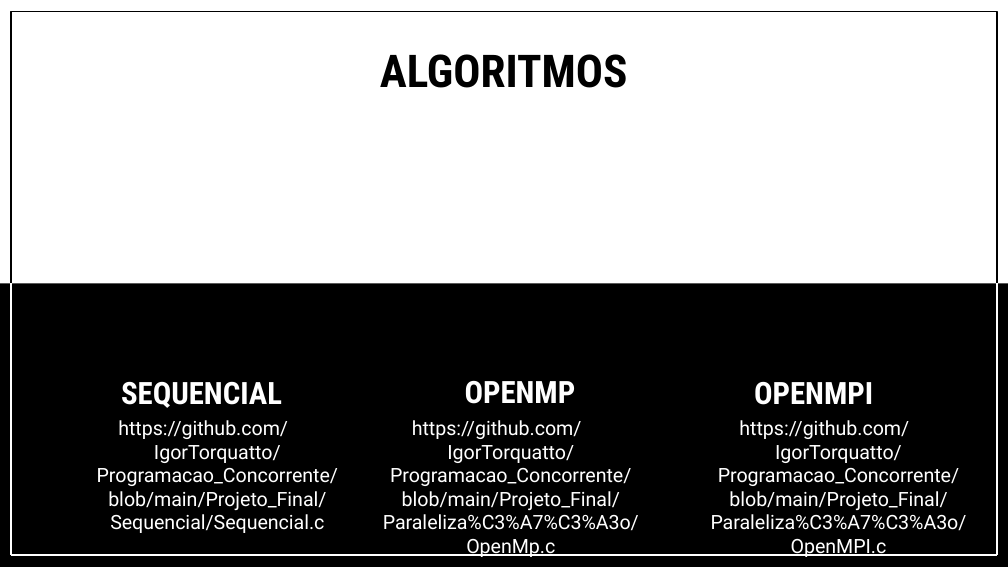
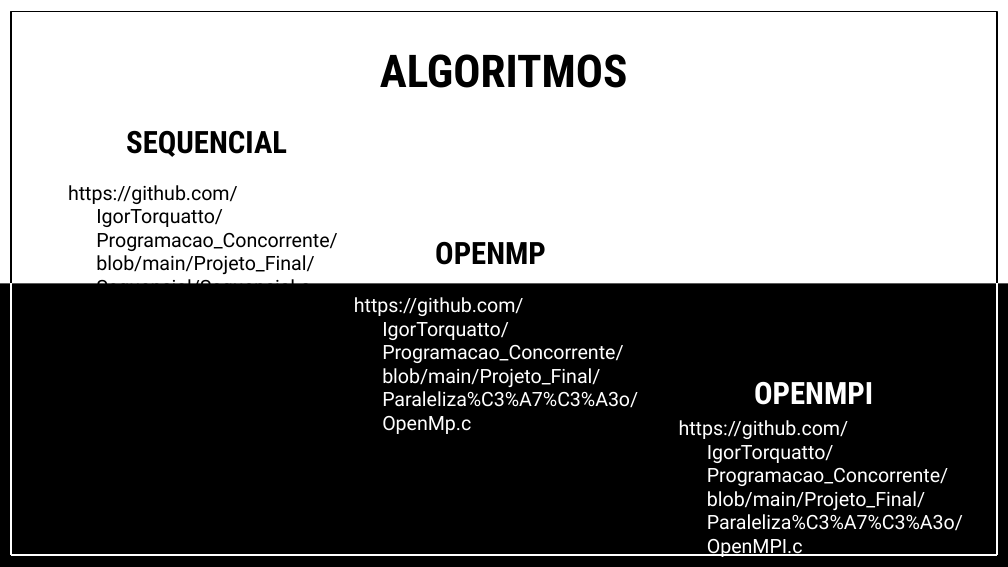
Before and after one commit to IgorTorquatto/Programacao_Concorrente, a slide deck: slide 7 of Projeto_Final/Documento e Apresentação/Multiplicação_Matrizes.pptx. Drawn at 1008x567 pixels with LibreOffice and Linux fonts; fonts in the diff are those of the drawing. Boxes give left, top, right and bottom in pixels: in the first picture for what was removed or moved away, otherwise in the second. Text is boxed around its words. In the diff, an @@ line names an element or a change of style, - is before the commit and + after.

Commit message:
att apresentação

```diff
--- a/Projeto_Final/Documento e Apresentação/Multiplicação_Matrizes.pptx
+++ b/Projeto_Final/Documento e Apresentação/Multiplicação_Matrizes.pptx
@@ subtitle "SEQUENCIAL" at (126,130,287,157): text colour #FFFFFF to #000000 @@
@@ subtitle "SEQUENCIAL": place and size @@
-subtitle "SEQUENCIAL" at (121,381,282,408)
+subtitle "SEQUENCIAL" at (126,130,287,157)
@@ subtitle "https://github.com/IgorTorquatto/Programacao_Concorrente/blo ...": place and size @@
-subtitle "https://github.com/IgorTorquatto/Programacao_Concorrente/blo ..." at (97,420,338,533)
+subtitle "https://github.com/IgorTorquatto/Programacao_Concorrente/blo ..." at (68,185,337,284)
@@ subtitle "https://github.com/IgorTorquatto/Programacao_Concorrente/blo ..." at (68,185,337,284): text colour #FFFFFF to #000000; alignment centre to justified @@
@@ subtitle "OPENMP": place and size @@
-subtitle "OPENMP" at (465,381,576,404)
+subtitle "OPENMP" at (435,242,546,265)
@@ subtitle "OPENMP" at (435,242,546,265): text colour #FFFFFF to #000000 @@
@@ subtitle "https://github.com/IgorTorquatto/Programacao_Concorrente/blo ..." at (354,297,638,434): alignment centre to justified @@
@@ subtitle "https://github.com/IgorTorquatto/Programacao_Concorrente/blo ...": place and size @@
-subtitle "https://github.com/IgorTorquatto/Programacao_Concorrente/blo ..." at (383,420,639,557)
+subtitle "https://github.com/IgorTorquatto/Programacao_Concorrente/blo ..." at (354,297,638,434)
@@ subtitle "https://github.com/IgorTorquatto/Programacao_Concorrente/blo ..." at (679,420,963,557): alignment centre to justified @@
```
Also in this commit, not shown: 8 other files.
